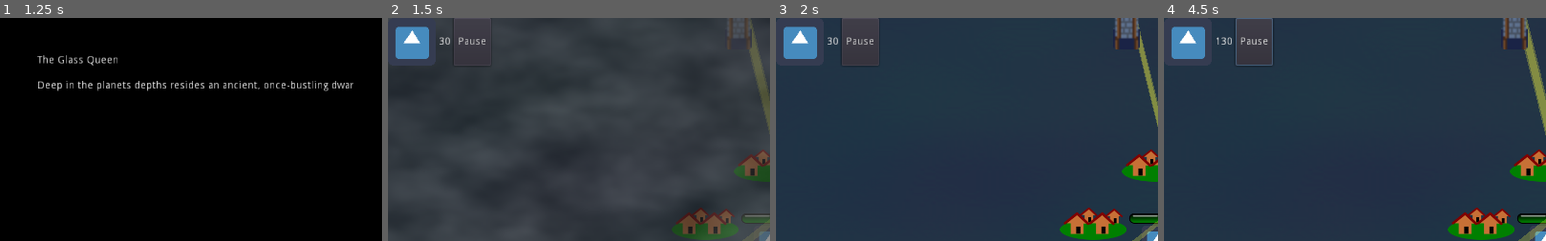
Above: before the commit, frames 1-4 (left to right).
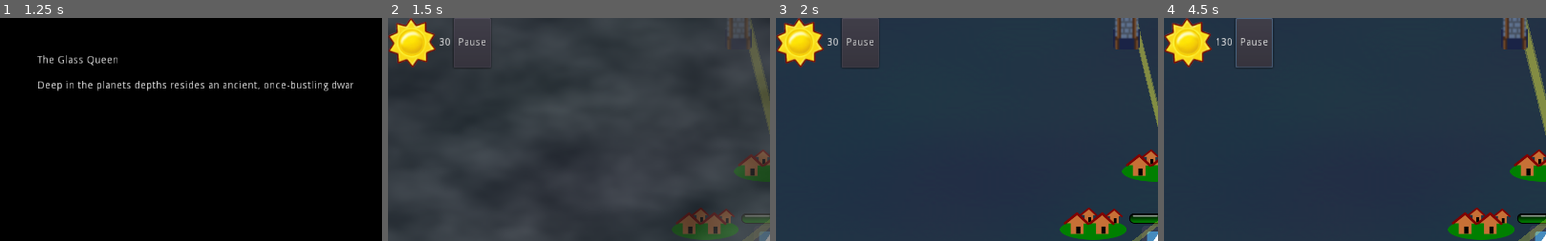
Above: after the commit, the same moments.

Repository: smclaughlan/GWJ52
Game: Godot game, scene res://Main.tscn
Two runs of this game, one before a commit and one after it. Both use one fixed random seed, a clock stepped at 60 frames per second and the inputs below. The engine's default icon, where the game draws it, is replaced by a stand-in: a white triangle on a blue panel in a dark square.
Inputs (mouse positions are % of the whole screen's width and height, from its top left):
- Up to frame 1 (1.25 s): click "Play" at 0.5 s
- Up to frame 2 (1.5 s): click "Begin: Protect The Chandelier" at 1.25 s
- Up to frame 3 (2 s): no input
- Up to frame 4 (4.5 s): click (39, 94) at 2.02 s; click "Pause" at 2.75 s; click "Free Money!" at 3.5 s; click "Resume" at 4.25 s
The pictures show only the part of the screen within x 0-50%, y 0-50%; the shares and areas given below are measured in that part.

Frame 1 is identical in both runs. In frame 2, 2.1% of the frame differs, in the area x 0-26%, y 0-23%; in frame 3, 2.0%; in frame 4, 2.1%.

Commit message:
Changed the Icon of Sun Resource

Diff:
--- a/GodotProject/Scenes/GUI/HUD.tscn
+++ b/GodotProject/Scenes/GUI/HUD.tscn
@@ -1,9 +1,10 @@
-[gd_scene load_steps=13 format=2]
+[gd_scene load_steps=14 format=2]
 
 [ext_resource path="res://icon.png" type="Texture" id=1]
 [ext_resource path="res://Scenes/GUI/HUD.gd" type="Script" id=2]
 [ext_resource path="res://Scenes/GUI/ShoppingPopupPanel.tscn" type="PackedScene" id=3]
 [ext_resource path="res://Scenes/Menus/PauseMenuPopupDialog.tscn" type="PackedScene" id=4]
+[ext_resource path="res://Scenes/Objects/Pickups/sun_icon.png" type="Texture" id=5]
 
 [sub_resource type="InputEventKey" id=1]
 scancode = 49
@@ -34,30 +35,33 @@
 
 [node name="header" type="HBoxContainer" parent="."]
 anchor_right = 1.0
-margin_bottom = 50.0
+anchor_bottom = 0.111667
+margin_bottom = -17.0
 rect_min_size = Vector2( 0, 50 )
+__meta__ = {
+"_edit_use_anchors_": true
+}
 
 [node name="Currency" type="HBoxContainer" parent="header"]
 margin_right = 76.0
-margin_bottom = 64.0
-alignment = 1
+margin_bottom = 67.0
 
 [node name="Icon" type="TextureRect" parent="header/Currency"]
 margin_right = 64.0
-margin_bottom = 64.0
-texture = ExtResource( 1 )
+margin_bottom = 67.0
+texture = ExtResource( 5 )
 
 [node name="SunAmount" type="Label" parent="header/Currency"]
 margin_left = 68.0
-margin_top = 25.0
+margin_top = 26.0
 margin_right = 76.0
-margin_bottom = 39.0
+margin_bottom = 40.0
 text = "0"
 
 [node name="PauseButton" type="Button" parent="header"]
 margin_left = 80.0
 margin_right = 130.0
-margin_bottom = 64.0
+margin_bottom = 67.0
 text = "Pause"
 
 [node name="Footer" type="MarginContainer" parent="."]
